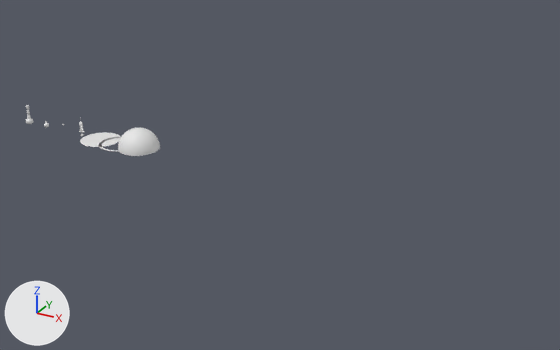
Before and after pictures for a commit that changed the Blender file tools/blender/pharm/fx_pharm.blend.
Both versions are drawn from a 50 mm lens placed at (30.0, -27.4, 13.9), pointed at (14.6, 0.8, -0.2). Arrows for +X, +Y and +Z are at lower left; the lights stay in place. The picture after the commit comes second.

Names of what the first picture shows: 'pharm_circle', 'pharm_dome', 'pharm_flask', 'pharm_ring', 'pharm_syringe' and 1 more.
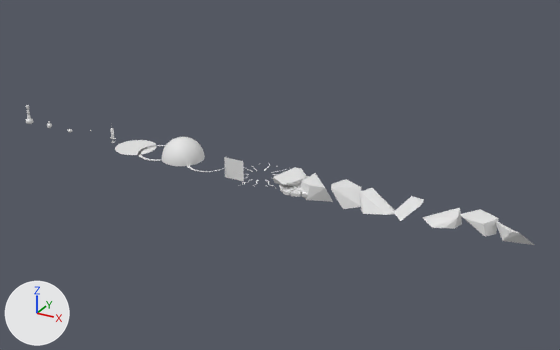
Pixel boxes [x1, y1, x2, y2] of what changed, in the pictures (560 x 350 px):
'pharm_dome', moved
    before: [118, 127, 160, 156]
    after: [162, 137, 205, 166]
'pharm_circle', moved
    before: [80, 132, 121, 147]
    after: [115, 140, 157, 155]
'pharm_shard_2', added
    after: [331, 179, 361, 209]
'pharm_shard_3', added
    after: [360, 188, 395, 215]
'pharm_shard_6', added
    after: [459, 209, 499, 237]
'pharm_shard_5', added
    after: [423, 208, 462, 229]
'pharm_shard_1', added
    after: [300, 173, 333, 202]
'pharm_shard_0', added
    after: [273, 167, 306, 186]
'pharm_quad', added
    after: [224, 157, 244, 182]
'pharm_shard_7', added
    after: [495, 221, 534, 245]
'pharm_shard_4', added
    after: [394, 196, 424, 221]
'pharm_ring', moved
    before: [100, 137, 120, 151]
    after: [138, 145, 166, 161]
'pharm_syringe', moved
    before: [79, 118, 85, 136]
    after: [110, 123, 116, 143]
'pharm_cracks', added
    after: [241, 163, 288, 188]
'pharm_piece_15', added
    after: [290, 190, 301, 197]
'pharm_piece_16', added
    after: [282, 188, 293, 195]
'pharm_flask', moved
    before: [44, 121, 49, 128]
    after: [47, 121, 52, 128]

The change, as a diff of the scene's bpy script:
```diff
--- a/tools/blender/pharm/fx_pharm.blend.py
+++ b/tools/blender/pharm/fx_pharm.blend.py
@@ me_pharm_shard_7 @@
+me_pharm_shard_7.from_pydata([(0.31, -0.59, 0.29), (-0.32, 0.44, -0.32), (-0.83, 0.12, 0.25), (-0.46, -0.34, 0.27), (-0.31, -0.5, -0.23), (0.1, 0.53, -0.32), (-0.61, -0.19, 0.3), (0.82, -0.1, -0.3), (0.0, -0.64, 0.32)], [], [(0, 7, 5), (7, 1, 5), (1, 2, 5), (2, 0, 5), (2, 6, 0), (6, 8, 0), (8, 4, 0), (4, 7, 0), (4, 1, 7), (4, 2, 1), (4, 6, 2), (4, 3, 6), (3, 8, 6), (3, 4, 8)])
@@ me_pharm_shard_3 @@
+me_pharm_shard_3.from_pydata([(-0.79, -0.04, 0.29), (0.76, -0.01, -0.3), (-0.45, 0.4, 0.38), (0.85, 0.04, -0.4), (0.07, 0.5, -0.32), (-0.42, -0.49, -0.45), (0.53, -0.37, -0.32), (0.66, 0.32, -0.39), (-0.6, -0.34, -0.39)], [], [(5, 8, 4), (8, 0, 4), (0, 2, 4), (2, 7, 4), (7, 5, 4), (6, 0, 5), (0, 8, 5), (7, 3, 5), (3, 6, 5), (6, 2, 0), (6, 1, 2), (1, 7, 2), (1, 3, 7), (3, 1, 6)])
@@ me_pharm_shard_1 @@
+me_pharm_shard_1.from_pydata([(-0.59, -0.3, 0.3), (0.6, -0.46, 0.33), (-0.82, -0.19, -0.33), (-0.13, -0.73, -0.3), (0.86, -0.2, -0.37), (-0.07, 0.67, -0.33), (-0.02, -0.66, 0.38), (-0.03, 0.66, -0.36), (-0.43, 0.65, 0.38)], [], [(2, 8, 5), (8, 7, 5), (7, 2, 5), (0, 8, 2), (7, 4, 2), (4, 3, 2), (3, 0, 2), (0, 6, 8), (6, 1, 8), (1, 4, 8), (4, 7, 8), (3, 6, 0), (1, 3, 4), (1, 6, 3)])
@@ me_pharm_quad @@
+me_pharm_quad.from_pydata([(-0.5, 0.0, -0.5), (0.5, 0.0, -0.5), (0.5, 0.0, 0.5), (-0.5, 0.0, 0.5)], [], [(0, 1, 2, 3)])
@@ ob_pharm_flask @@
 ob_pharm_flask = bpy.data.objects.new('pharm_flask', me_pharm_flask)
-ob_pharm_flask.location = (1.2, 0.0, 0.0)
+ob_pharm_flask.location = (1.4, 0.0, 0.0)
@@ ob_pharm_syringe @@
 ob_pharm_syringe = bpy.data.objects.new('pharm_syringe', me_pharm_syringe)
-ob_pharm_syringe.location = (3.6, 0.0, 0.0)
+ob_pharm_syringe.location = (5.6, 0.0, 0.0)
@@ ob_pharm_circle @@
 ob_pharm_circle = bpy.data.objects.new('pharm_circle', me_pharm_circle)
-ob_pharm_circle.location = (4.8, 0.0, 0.0)
+ob_pharm_circle.location = (7.0, 0.0, 0.0)
@@ ob_pharm_ring @@
 ob_pharm_ring = bpy.data.objects.new('pharm_ring', me_pharm_ring)
-ob_pharm_ring.location = (6.0, 0.0, 0.0)
+ob_pharm_ring.location = (8.4, 0.0, 0.0)
@@ ob_pharm_dome @@
 ob_pharm_dome = bpy.data.objects.new('pharm_dome', me_pharm_dome)
-ob_pharm_dome.location = (7.2, 0.0, 0.0)
+ob_pharm_dome.location = (9.8, 0.0, 0.0)
@@ ob_pharm_shard_7 @@
+ob_pharm_shard_7 = bpy.data.objects.new('pharm_shard_7', me_pharm_shard_7)
+ob_pharm_shard_7.location = (25.2, 0.0, 0.0)
@@ ob_pharm_shard_6 @@
+ob_pharm_shard_6 = bpy.data.objects.new('pharm_shard_6', me_pharm_shard_6)  # 10 vertices, 14 faces; spans x -0.747..0.688, y -0.524..0.671, z -0.329..0.318
+ob_pharm_shard_6.location = (23.8, 0.0, 0.0)
@@ ob_pharm_shard_5 @@
+ob_pharm_shard_5 = bpy.data.objects.new('pharm_shard_5', me_pharm_shard_5)  # 10 vertices, 16 faces; spans x -0.85..0.72, y -0.5..0.49, z -0.35..0.31
+ob_pharm_shard_5.location = (22.4, 0.0, 0.0)
@@ ob_pharm_shard_4 @@
+ob_pharm_shard_4 = bpy.data.objects.new('pharm_shard_4', me_pharm_shard_4)  # 9 vertices, 14 faces; spans x -0.697..0.513, y -0.714..0.63, z -0.31..0.37
+ob_pharm_shard_4.location = (21.0, 0.0, 0.0)
@@ ob_pharm_shard_3 @@
+ob_pharm_shard_3 = bpy.data.objects.new('pharm_shard_3', me_pharm_shard_3)
+ob_pharm_shard_3.location = (19.6, 0.0, 0.0)
@@ ob_pharm_shard_2 @@
+ob_pharm_shard_2 = bpy.data.objects.new('pharm_shard_2', me_pharm_shard_2)  # 13 vertices, 18 faces; spans x -0.78..0.79, y -0.53..0.55, z -0.43..0.43
+ob_pharm_shard_2.location = (18.2, 0.0, 0.0)
@@ ob_pharm_shard_1 @@
+ob_pharm_shard_1 = bpy.data.objects.new('pharm_shard_1', me_pharm_shard_1)
+ob_pharm_shard_1.location = (16.8, 0.0, 0.0)
@@ ob_pharm_shard_0 @@
+ob_pharm_shard_0 = bpy.data.objects.new('pharm_shard_0', me_pharm_shard_0)  # 13 vertices, 16 faces; spans x -0.75..0.71, y -0.91..0.93, z -0.3..0.31
+ob_pharm_shard_0.location = (15.4, 0.0, 0.0)
@@ ob_pharm_piece_16 @@
+ob_pharm_piece_16 = bpy.data.objects.new('pharm_piece_16', me_pharm_piece_16)  # 18 vertices, 14 faces; spans x -0.225..0.179, y -0.173..0.174, z -0.17..0.0
+ob_pharm_piece_16.location = (15.79, -0.79, 0.0)
@@ ob_pharm_piece_15 @@
+ob_pharm_piece_15 = bpy.data.objects.new('pharm_piece_15', me_pharm_piece_15)  # 18 vertices, 14 faces; spans x -0.197..0.242, y -0.2..0.167, z -0.17..0.0
+ob_pharm_piece_15.location = (16.19, -0.76, 0.0)
@@ ob_pharm_cracks @@
+ob_pharm_cracks = bpy.data.objects.new('pharm_cracks', me_pharm_cracks)  # 196 vertices, 79 faces; spans x -1.44..1.37, y -1.44..1.61, z 0.0
+ob_pharm_cracks.location = (14.0, 0.0, 0.0)
@@ ob_pharm_quad @@
+ob_pharm_quad = bpy.data.objects.new('pharm_quad', me_pharm_quad)
+ob_pharm_quad.location = (12.6, 0.0, 0.0)
```
